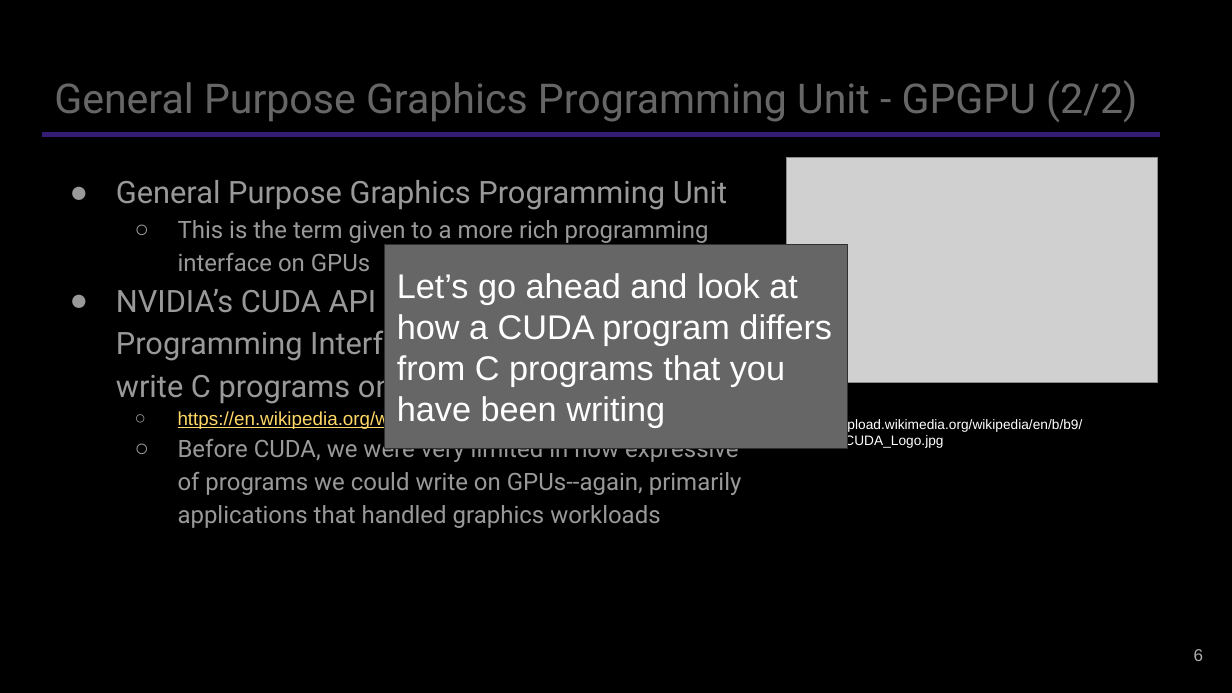
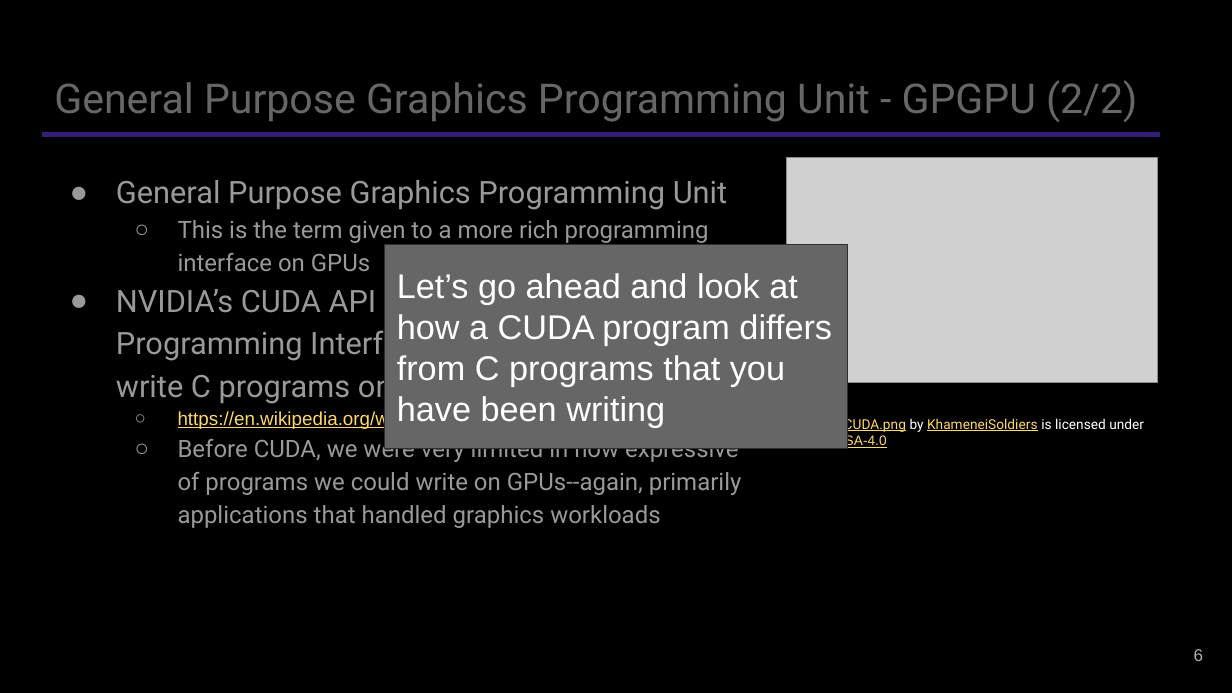
Before and after one commit to shodor-education/petascale-semester-curriculum, a slide deck: slide 6 of units/7/lessons/1/resources/petascale-lesson-7.1-slides.pptx. Drawn at 1232x693 pixels with LibreOffice and Linux fonts; fonts in the diff are those of the drawing; grey boxes stand for pictures. Boxes give left, top, right and bottom in pixels: in the first picture for what was removed or moved away, otherwise in the second. Text is boxed around its words. In the diff, an @@ line names an element or a change of style, - is before the commit and + after.

```diff
--- a/units/7/lessons/1/resources/petascale-lesson-7.1-slides.pptx
+++ b/units/7/lessons/1/resources/petascale-lesson-7.1-slides.pptx
@@ text at (x1=799, y1=416, x2=1144, y2=448): text changed; font Arial to Roboto; text colour #FFFFFF to #FFD966 @@
-https://upload.wikimedia.org/wikipedia/en/b/b9/Nvidia_CUDA_Logo.jpg
+Image: CUDA.png by KhameneiSoldiers is licensed under CC-BY-SA-4.0
```
Also in this commit, not shown: 8 other slides changed.
